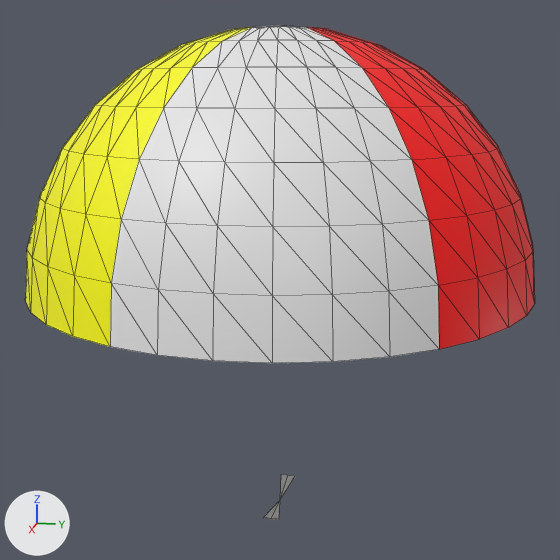
Two versions of the glTF model src/client/assets/beachball.glb, one commit apart.
Both versions are drawn from a 50 mm lens placed at (3.051, 0.609, 0.763), pointed at (0.0, -0.001, 0.0). Arrows for +X, +Y and +Z are at lower left; the lights stay in place. Mesh edges are drawn as thin lines. Vertices at the same position are counted once.
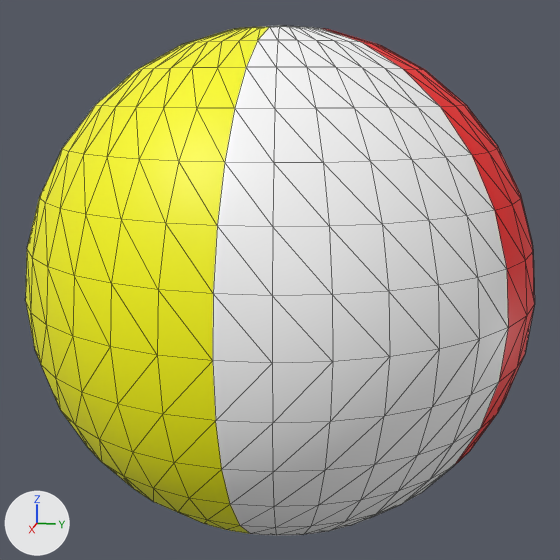
What differs and where, as boxes [x1, y1, x2, y2] in the pictures (560 x 560 px):
'Sphere', reshaped: before [25, 25, 535, 519]; after [25, 25, 535, 536]
part 1 of me_sphere_001, added: after [26, 303, 534, 536]
part 2 of me_sphere_001, recoloured (white to yellow): [110, 40, 258, 361] in both
part 3 of me_sphere_001, recoloured: [213, 40, 439, 363] in both
part 4 of me_sphere_001, recoloured (white to yellow): [223, 27, 269, 41] in both
part 5 of me_sphere_001, recoloured: [247, 25, 333, 41] in both
part 6 of me_sphere_001, recoloured (red to white): [307, 27, 508, 349] in both
part 7 of me_sphere_001, recoloured: [45, 45, 180, 184] in both

Patch to the scene script:
```diff
--- a/src/client/assets/beachball.glb.py
+++ b/src/client/assets/beachball.glb.py
@@ mat_white @@
+mat_white = principled_material('white')
+mat_white.base_color = (1.0, 1.0, 1.0)  # white #ffffff
@@ me_sphere_001 @@
 # used by ob_sphere; location = (0.0, 0.0, 0.0)
-me_sphere_001.from_pydata(...)  # 296 vertices, 544 faces; spans x -1.0..1.0, y -1.0..1.0, z -1.0..1.0
+me_sphere_001.from_pydata(...)  # 542 vertices, 1080 faces; spans x -1.0..1.0, y -1.0..1.0, z -1.0..1.0
+# me_sphere_001 part 1
+# 246 vertices are added at x -0.98..0.98, y -0.98..0.98, z -0.98..-0.2
+# 284 new faces join them, mat_white (white #ffffff)
+# 84 new faces join them, mat_red (red #ff0000)
+# 84 new faces join them, mat_yellow (yellow #ffff00)
+# 84 new faces join them, mat_blue (blue #0000ff)
+# me_sphere_001 part 2: 24 faces spanning x 0.36..1.0, y -0.34..0.0, z 0.0..0.92 switch from mat_ball (white #e7e7e7) to mat_yellow (yellow #ffff00)
+# me_sphere_001 part 3: 148 faces spanning x -0.94..1.0, y -1.0..0.87, z -1.0..0.92 switch from mat_ball (white #e7e7e7) to mat_white (white #ffffff)
+# me_sphere_001 part 4: 4 faces spanning x 0.18..0.38, y -0.13..0.0, z 0.92..0.98 switch from mat_top (white #e7e7e7) to mat_yellow (yellow #ffff00)
+# me_sphere_001 part 5: 60 faces spanning x -0.36..0.38, y -0.38..0.33, z 0.92..1.0 switch from mat_top (white #e7e7e7) to mat_white (white #ffffff)
+# me_sphere_001 part 6: 28 faces spanning x 0.1..0.77, y 0.13..0.87, z 0.0..0.98 switch from mat_red (red #ff0000) to mat_white (white #ffffff)
+# me_sphere_001 part 7: 28 faces spanning x 0.03..0.5, y -0.98..-0.17, z 0.0..0.98 switch from mat_yellow (yellow #ffff00) to mat_white (white #ffffff)
 me_sphere_001.materials.append(mat_blue)
```
